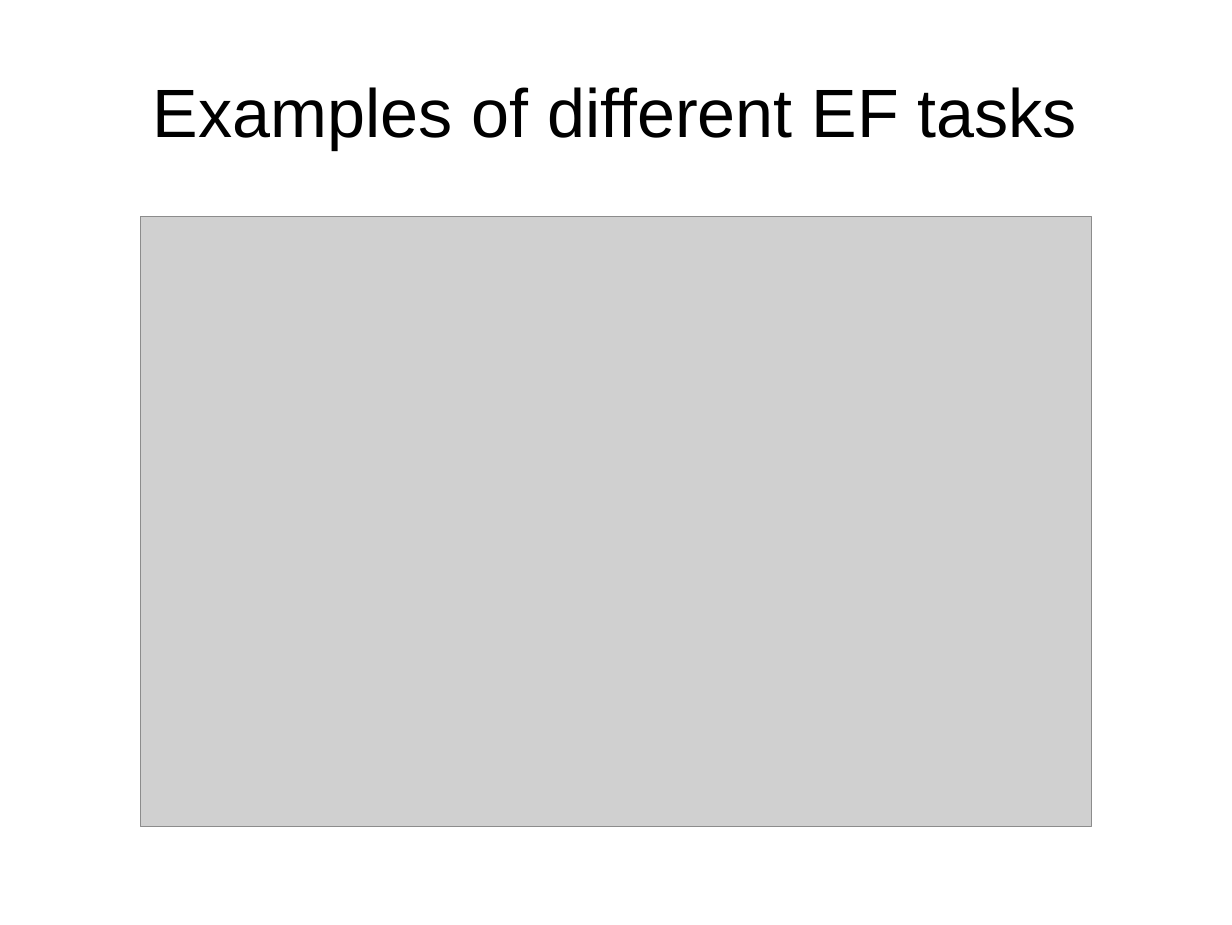
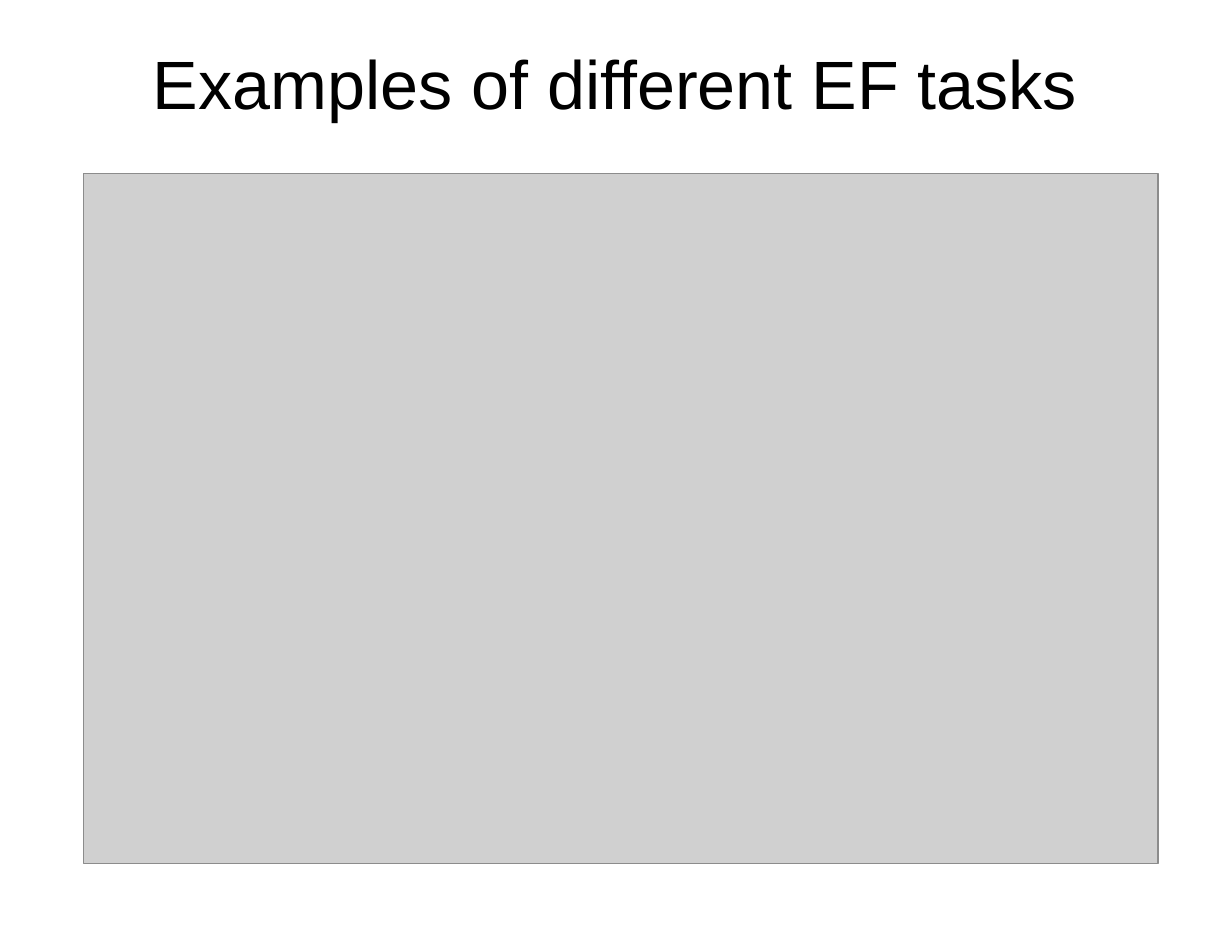
Before and after one commit to ccnlab/teaching, a slide deck: slide 18 of ccn/randy_slides/oreilly_ccn_executive.pptx. Drawn at 1232x925 pixels with LibreOffice and Linux fonts; fonts in the diff are those of the drawing; grey boxes stand for pictures; background and template pictures are left out. Boxes give left, top, right and bottom in pixels: in the first picture for what was removed or moved away, otherwise in the second. Text is boxed around its words. In the diff, an @@ line names an element or a change of style, - is before the commit and + after.

```diff
--- a/ccn/randy_slides/oreilly_ccn_executive.pptx
+++ b/ccn/randy_slides/oreilly_ccn_executive.pptx
@@ title "Examples of different EF tasks": place and size @@
-title "Examples of different EF tasks" at [153, 87, 1077, 149]
+title "Examples of different EF tasks" at [153, 59, 1077, 122]
@@ picture: place and size @@
-picture at [141, 217, 1091, 827]
+picture at [84, 173, 1158, 863]
```
Also in this commit, not shown: 2 other slides changed, 6 other files.
